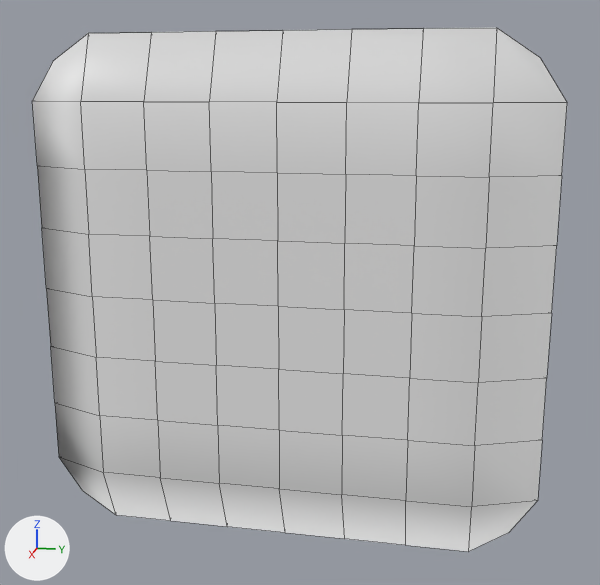
Renders of the FBX model Assets/Models/FancyCube.fbx from each side of a commit.
Rendered twice from a camera (50 mm lens) standing at (0.0306, 0.0068, 0.008) and looking at (-0.0002, 0.0006, 0.0003). The lights are fixed; the arrows at lower left show +X, +Y and +Z. Mesh edges are drawn as thin lines. Where no turn or scale is listed for an object, it has been applied to the vertices. Vertices at the same position are counted once.

The scene before the commit, as lines of its bpy script (objects in view):
```python
me_cube = bpy.data.meshes.new('Cube')
me_cube.from_pydata(...)  # 140 vertices, 148 faces; spans x -0.001..0.001, y -0.01..0.01, z -0.01..0.01
me_cube.materials.append(mat_material)  # white #e7e7e7
# before: 0 (0.0, 0.009, -0.009) at pixel (508, 532)
# before: 2 (0.0, 0.009, 0.009) at pixel (540, 57), 5 (0.0, 0.009, 0.009) at pixel (540, 57)
ob_cube = bpy.data.objects.new('Cube', me_cube)
ob_cube.location = (0.0, 0.0, 0.0)
```
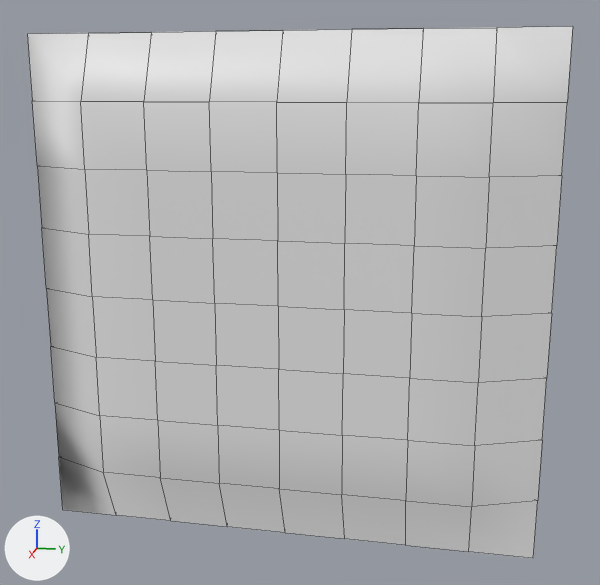
Pixel boxes (x1, y1, x2, y2) of what changed, in the pictures (600 x 585 px; the box of a moved part takes in the faces that stretch with it):
'Cube', reshaped
    before: (32, 28, 567, 552)
    after: (27, 26, 573, 558)
part 1 of me_cube, moved or reshaped
    before: (469, 501, 537, 551)
    after: (469, 501, 538, 558)
part 2 of me_cube, moved or reshaped
    before: (33, 34, 116, 515)
    after: (27, 33, 116, 515)
part 3 of me_cube, moved or reshaped
    before: (493, 28, 567, 103)
    after: (493, 26, 573, 103)

Diff of the bpy script that builds the scene:
```diff
--- a/Assets/Models/FancyCube.fbx.py
+++ b/Assets/Models/FancyCube.fbx.py
@@ me_cube @@
 # used by ob_cube; location = (0.0, 0.0, 0.0)
 # verts and faces of me_cube; kept vertices keep their numbers, new ones are numbered from 140
-me_cube.from_pydata(...)  # 140 vertices, 148 faces; spans x -0.001..0.001, y -0.01..0.01, z -0.01..0.01
+me_cube.from_pydata(...)  # 142 vertices, 150 faces; spans x -0.001..0.001, y -0.01..0.01, z -0.01..0.01
+# me_cube part 1
+verts[0] = (0.0, 0.01, -0.01)  # moved, pixel (533, 558)
+# me_cube part 2
+# 3 vertices are removed from x 0.0, y -0.009, z -0.009..0.009
+# 8 faces are deleted
+# 4 vertices are added at (0.0, -0.01, -0.01), (0.0, -0.01, -0.01), (0.0, -0.01, 0.01), (0.0, -0.01, 0.01)
+# 10 new faces join them
+# me_cube part 3
+verts[2] = (0.0, 0.01, 0.01)  # moved, pixel (572, 26)
+verts[5] = (0.0, 0.01, 0.01)  # moved, pixel (572, 26)
 me_cube.materials.append(mat_material)
```
